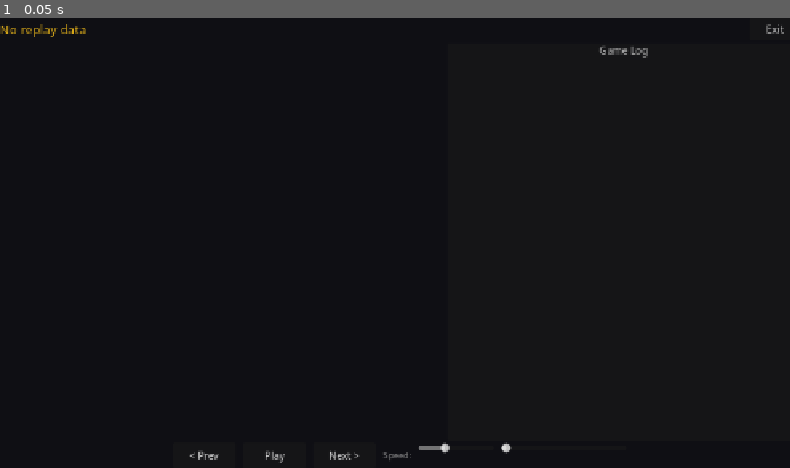
Above: before the commit, frame 1.
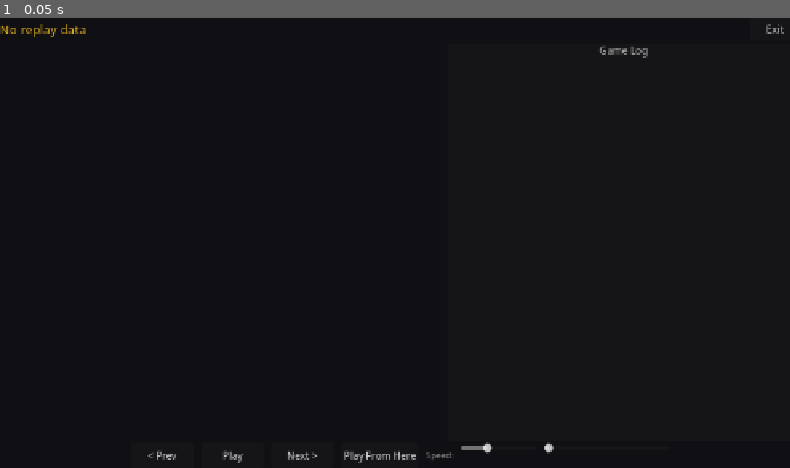
Above: after the commit, the same moment.

Repository: hunterdurbin/godzilla-sim
Game: Godot game, scene res://scenes/ui/ReplayViewer.tscn
The game is run twice, just before and just after one commit, with the same random seed, the same clock (stepped at 60 frames per second) and the same inputs. This scene is started directly instead of the project's main scene.
Inputs:
- Up to frame 1 (0.05 s): no input

The runs differ from the first frame. In frame 1, 0.5% of the frame differs, in the area x 18-71%, y 94-99%.

Commit message:
Add "Play From Here" button to replay viewer
Builds a save-compatible dict from the current snapshot and launches
Solo v Self via the existing pending_load flow, letting users practice
from any point in a recorded game.

Co-Authored-By: Claude Opus 4.6 (1M context) <noreply@anthropic.com>

Diff:
--- a/scenes/ui/ReplayViewer.tscn
+++ b/scenes/ui/ReplayViewer.tscn
@@ -101,6 +101,12 @@
 text = "Next >"
 theme_override_font_sizes/font_size = 16
 
+[node name="PlayFromHereButton" type="Button" parent="VBoxContainer/Controls"]
+custom_minimum_size = Vector2(120, 40)
+layout_mode = 2
+text = "Play From Here"
+theme_override_font_sizes/font_size = 16
+
 [node name="SpeedLabel" type="Label" parent="VBoxContainer/Controls"]
 layout_mode = 2
 text = "Speed:"
--- a/scenes/ui/replay_viewer.gd
+++ b/scenes/ui/replay_viewer.gd
@@ -20,6 +20,7 @@
 @onready var prev_button: Button = $VBoxContainer/Controls/PrevButton
 @onready var play_pause_button: Button = $VBoxContainer/Controls/PlayPauseButton
 @onready var next_button: Button = $VBoxContainer/Controls/NextButton
+@onready var play_from_here_button: Button = $VBoxContainer/Controls/PlayFromHereButton
 @onready var speed_slider: HSlider = $VBoxContainer/Controls/SpeedSlider
 @onready var turn_slider: HSlider = $VBoxContainer/Controls/TurnSlider
 
@@ -62,6 +63,7 @@
 	prev_button.pressed.connect(_on_prev_pressed)
 	next_button.pressed.connect(_on_next_pressed)
 	play_pause_button.pressed.connect(_on_play_pause_pressed)
+	play_from_here_button.pressed.connect(_on_play_from_here_pressed)
 
 	# Set player names for log display
 	GameLog.player_names = _replay.player_names.duplicate()
@@ -152,6 +154,27 @@
 		_render_snapshot(idx)
 
 
+func _on_play_from_here_pressed() -> void:
+	SfxManager.play("ui_click")
+	var snap: Dictionary = _replay.snapshots[_snapshot_index]
+	# Build a save-compatible dict from the current snapshot + replay metadata
+	GameSerializer.pending_load = {
+		"version": 1,
+		"turn_number": snap.get("turn_number", 1),
+		"current_player_id": snap.get("current_player_id", 0),
+		"current_phase": snap.get("phase", 0),
+		"player_names": Array(_replay.player_names),
+		"first_player_id": _replay.first_player_id,
+		"mode": "solo",
+		"bot_difficulty": "",
+		"deck_names": Array(_replay.deck_names),
+		"players": snap.get("players", []),
+	}
+	NetworkManager.mode = NetworkManager.Mode.SOLO
+	NetworkManager.local_player_id = 0
+	NetworkManager.change_scene("res://scenes/board/GameBoard.tscn")
+
+
 func _on_exit_pressed() -> void:
 	SfxManager.play("ui_click")
 	NetworkManager.change_scene("res://scenes/ui/Extras.tscn")
